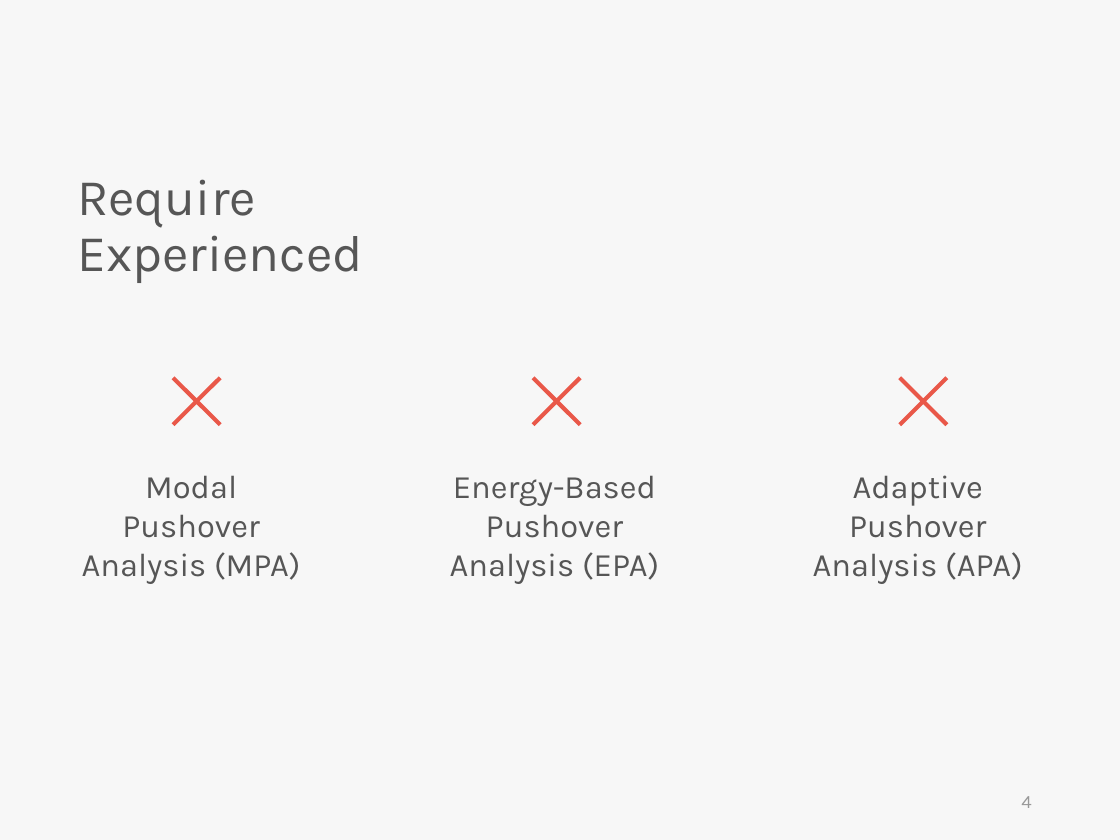
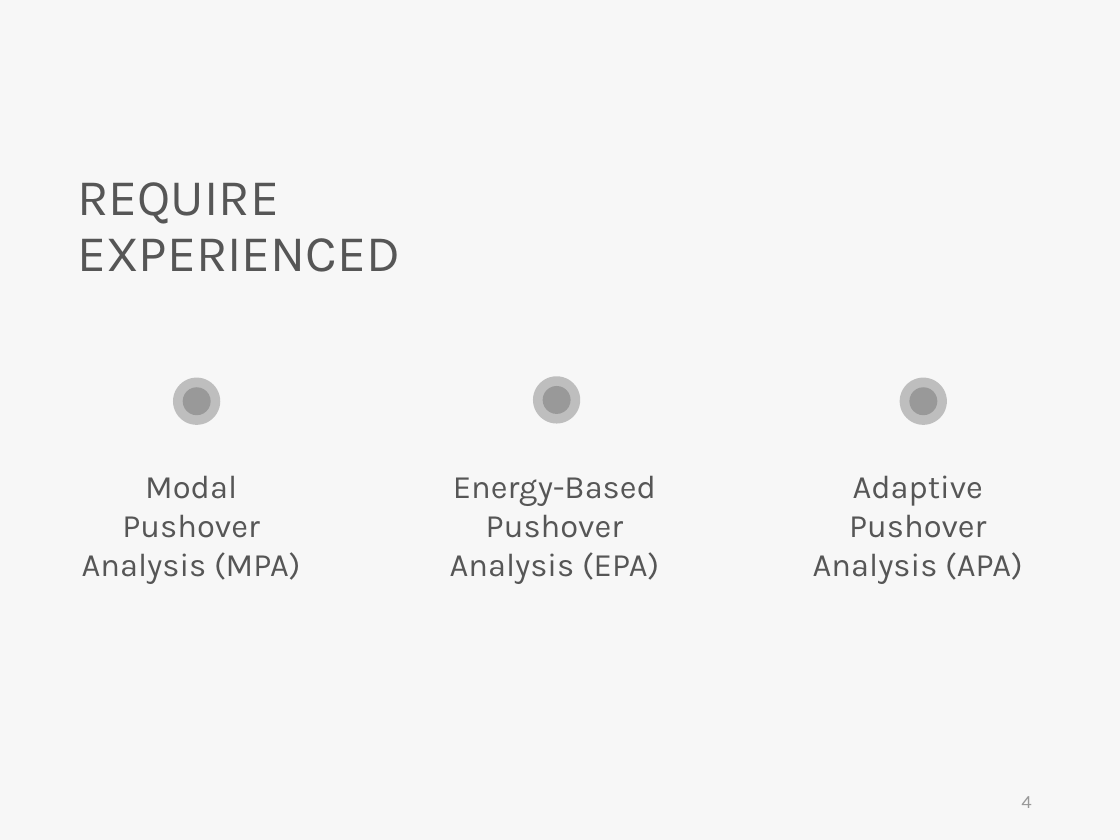
Before and after one commit to skyran1278/VbaProject, a slide deck: slide 4 of 20180126_SmartSplice/20180823_Meeting/Incremental dynamic analysis with multi-modes for seismic performance evaluation of RC bridges.pptx. Drawn at 1120x840 pixels with LibreOffice and Linux fonts; fonts in the diff are those of the drawing. Boxes give left, top, right and bottom in pixels: in the first picture for what was removed or moved away, otherwise in the second. Text is boxed around its words. In the diff, an @@ line names an element or a change of style, - is before the commit and + after.

```diff
--- a/20180126_SmartSplice/20180823_Meeting/Incremental dynamic analysis with multi-modes for seismic performance evaluation of RC bridges.pptx
+++ b/20180126_SmartSplice/20180823_Meeting/Incremental dynamic analysis with multi-modes for seismic performance evaluation of RC bridges.pptx
@@ text at <box>77,182,400,272</box>: text changed @@
-Require Experienced
+REQUIRE EXPERIENCED
@@ freeform shape removed at <box>171,376,222,427</box> @@
@@ ellipse added at <box>172,377,220,424</box>, fill #565656 at 35% opacity @@
@@ ellipse added at <box>183,388,211,416</box>, fill #565656 at 35% opacity @@
@@ freeform shape removed at <box>532,376,582,427</box> @@
@@ ellipse added at <box>533,376,580,423</box>, fill #565656 at 35% opacity @@
@@ ellipse added at <box>543,386,571,414</box>, fill #565656 at 35% opacity @@
@@ freeform shape removed at <box>898,376,949,427</box> @@
@@ ellipse added at <box>899,377,946,424</box>, fill #565656 at 35% opacity @@
@@ ellipse added at <box>909,388,937,416</box>, fill #565656 at 35% opacity @@
```
Also in this commit, not shown: 6 other slides changed, 1 slide added, 1 slide removed, 5 other files.
